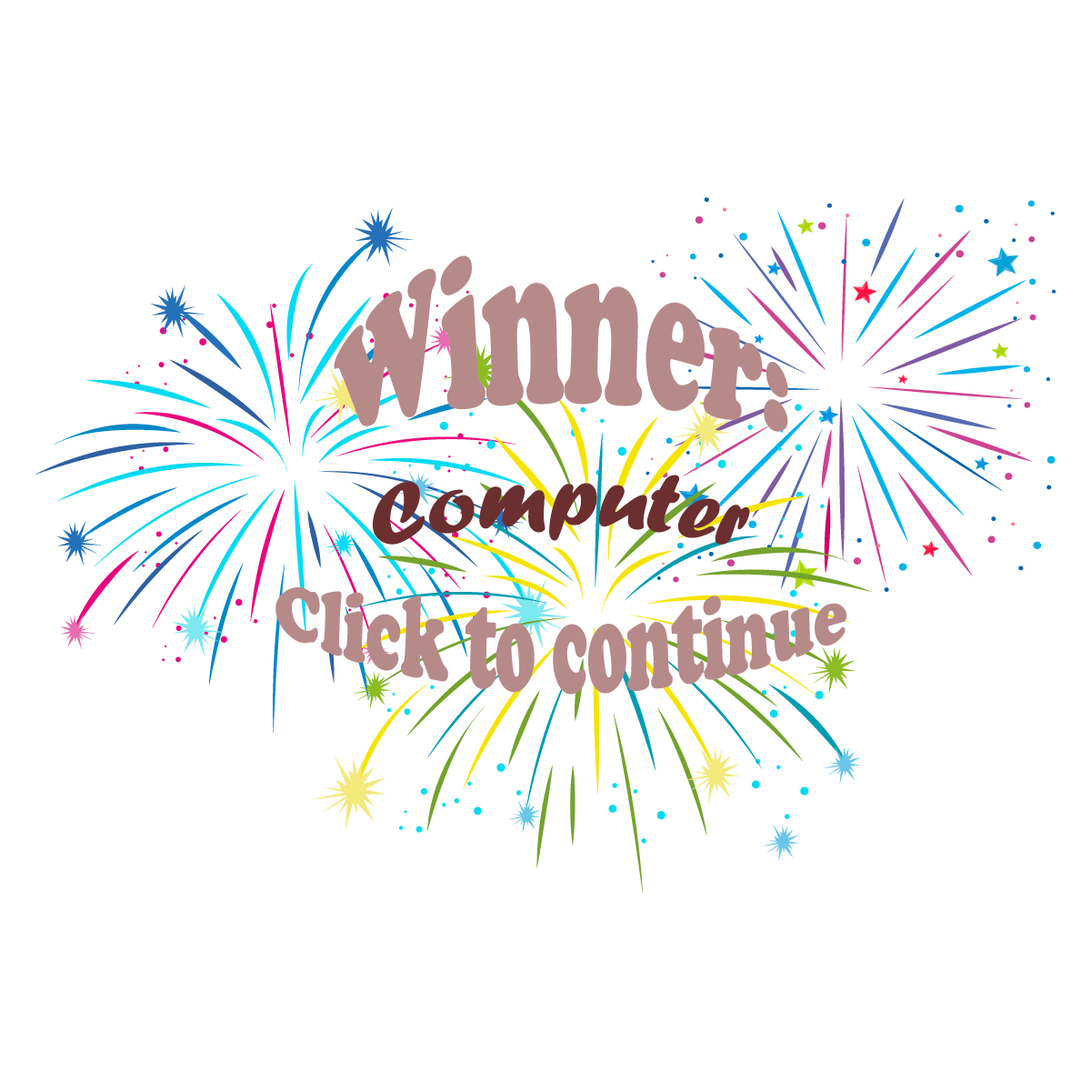
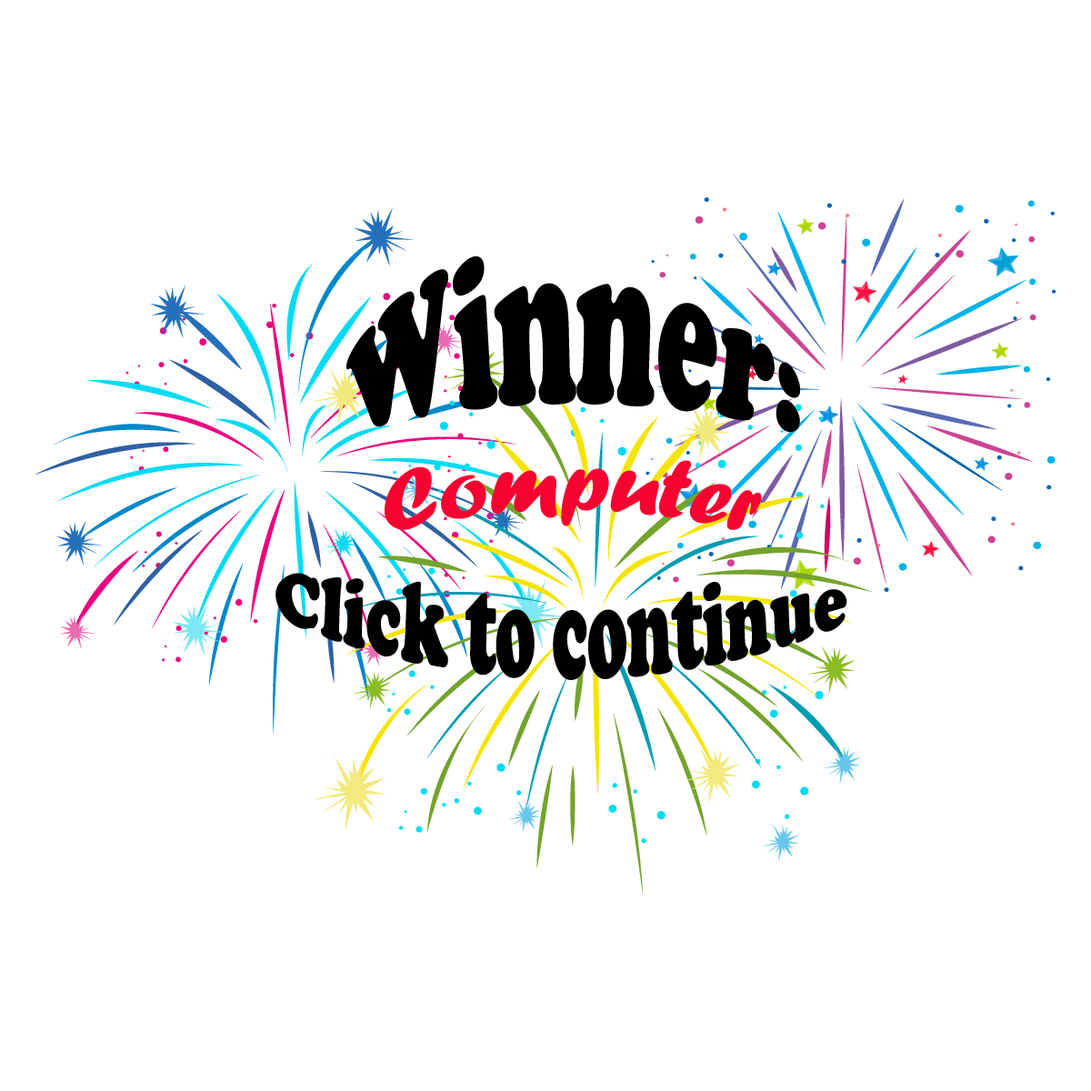
Layers edited between the first and the second (1091, 1091) image:
painted on "Computer" over [372, 460, 763, 545]
painted on "Click to continue" over [275, 573, 848, 695]
painted on "Winner:" over [333, 255, 801, 433]
